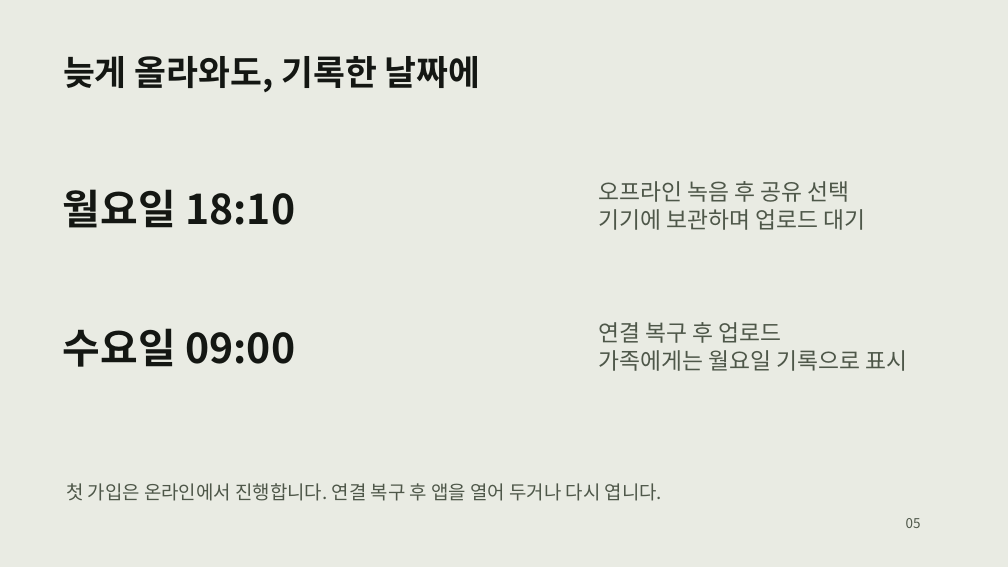
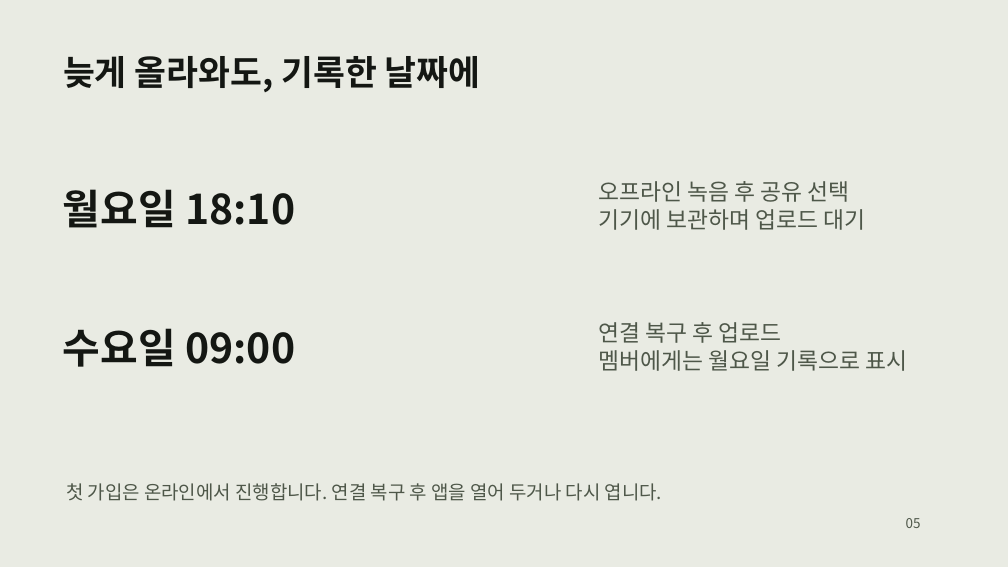
Before and after one commit to JeongHanAh/2026COM-s-Hackathon, a slide deck: slide 5 of submission/01_발표자료.pptx. Drawn at 1008x567 pixels with LibreOffice and Linux fonts; fonts in the diff are those of the drawing. Boxes give left, top, right and bottom in pixels: in the first picture for what was removed or moved away, otherwise in the second. Text is boxed around its words. In the diff, an @@ line names an element or a change of style, - is before the commit and + after.

```diff
--- a/submission/01_발표자료.pptx
+++ b/submission/01_발표자료.pptx
@@ text at <box>598,350,907,371</box>: text changed @@
-가족에게는 월요일 기록으로 표시
+멤버에게는 월요일 기록으로 표시
```
Also in this commit, not shown: 7 other slides changed, 12 other files.
